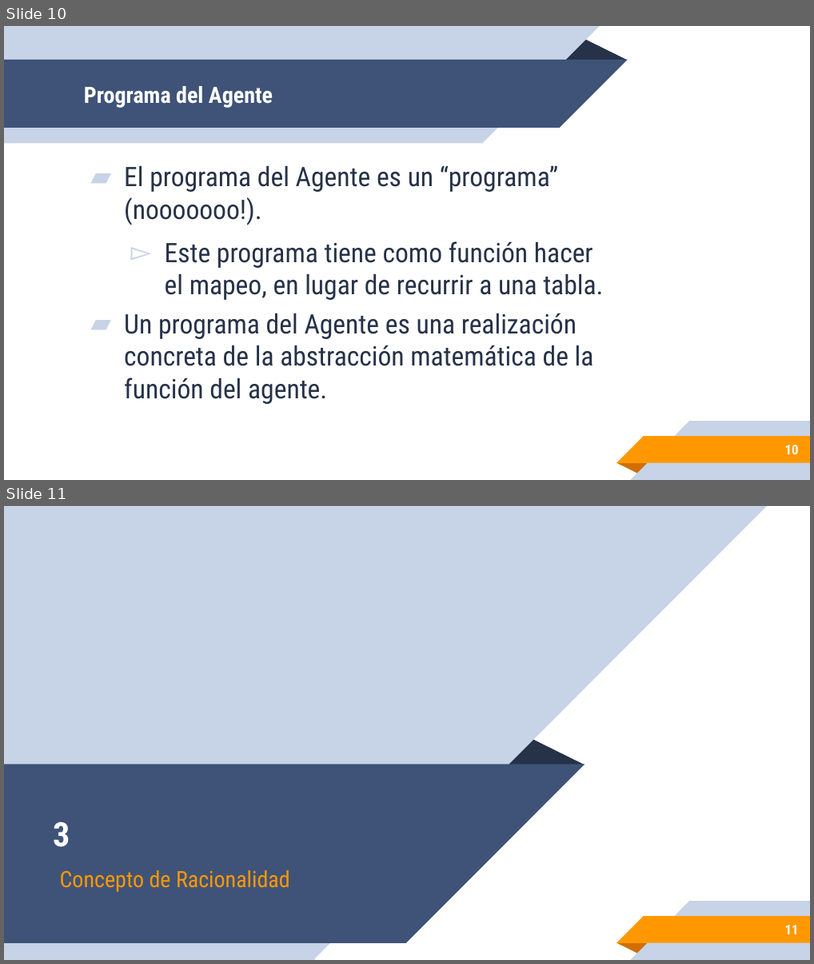
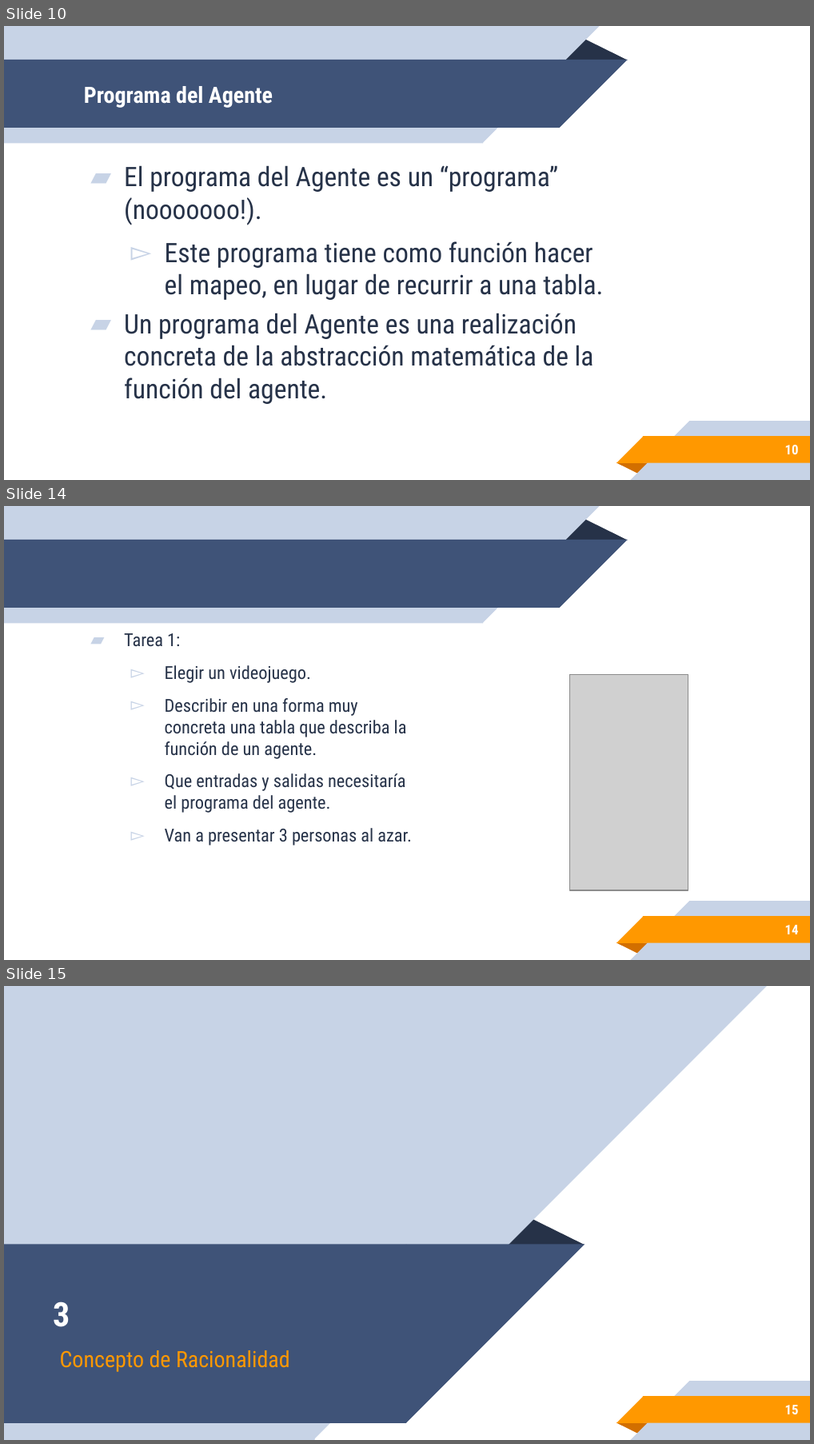
Before and after one commit to leonpalafox/aiclase, a slide deck: Slides/UPAI2019_04.pptx. Shown one above the other, each under a label of ours: slides 10 and 11 before the commit, slides 10, 14 and 15 after it; the slides between them are not shown. The pictures are 814x964 and 814x1444 pixels, drawn with LibreOffice and Linux fonts; fonts in the diff are those of the drawing; grey boxes stand for pictures; background and template pictures are left out. Boxes give left, top, right and bottom in pixels: in the first picture for what was removed or moved away, otherwise in the second. Text is boxed around its words. In the diff, an @@ line names an element or a change of style, - is before the commit and + after.

```diff
--- a/Slides/UPAI2019_04.pptx
+++ b/Slides/UPAI2019_04.pptx
@@ slide 14 added at [4,506,810,960], background #FFFFFF; not listed: 10 template elements that a slide beside it also shows @@
@@ text added at [124,633,412,845], 16 pt, text #263248 @@
+▰ Tarea 1:
+  ▻ Elegir un videojuego.
+  ▻ Describir en una forma muy concreta una tabla que describa la función de un agente.
+  ▻ Que entradas y salidas necesitaría el programa del agente.
+  ▻ Van a presentar 3 personas al azar.
@@ picture added at [570,675,688,890] @@
@@ page number added at [786,924,799,934], 12 pt, text #FFFFFF, bold @@
+14
@@ what was slide 11 is now slide 15 @@
@@ page number at [786,1404,799,1414]: text changed @@
-11
+15
```
Also in this commit, not shown: 5 other slides added, 1 slide removed, 3 other files.
